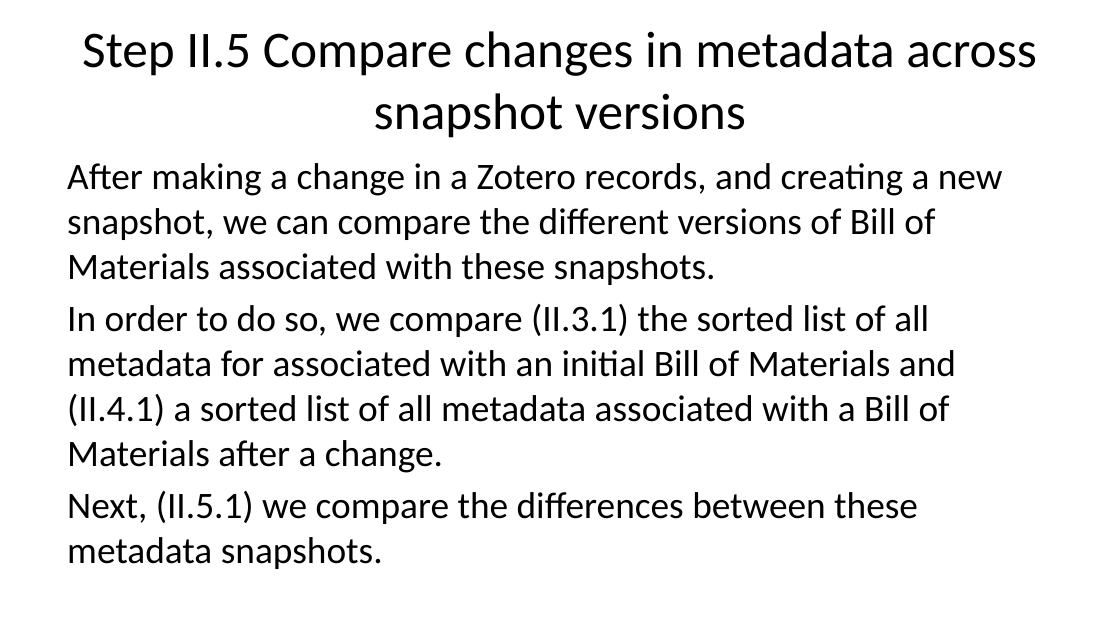
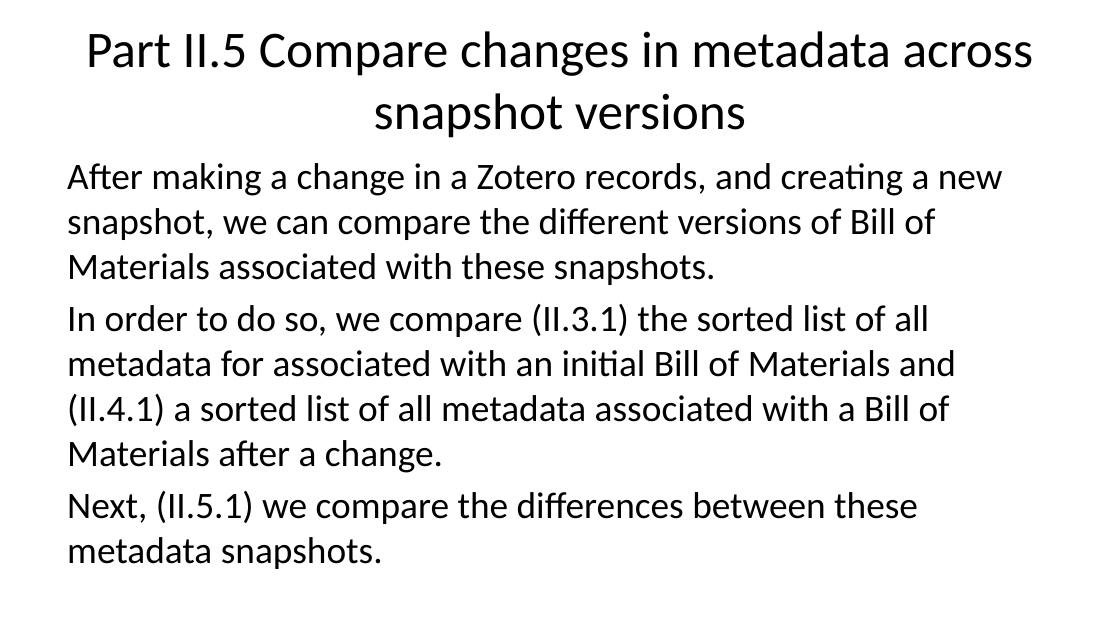
Before and after one commit to bat-literature/bat-literature.github.io, a slide deck: slide 28 of workshop.pptx. Drawn at 1120x630 pixels with LibreOffice and Linux fonts; fonts in the diff are those of the drawing. Boxes give left, top, right and bottom in pixels: in the first picture for what was removed or moved away, otherwise in the second. Text is boxed around its words. In the diff, an @@ line names an element or a change of style, - is before the commit and + after.

```diff
--- a/workshop.pptx
+++ b/workshop.pptx
@@ title at (86, 31, 1033, 138): text changed @@
-Step II.5 Compare changes in metadata across snapshot versions
+Part II.5 Compare changes in metadata across snapshot versions
```
Also in this commit, not shown: 17 other slides changed, 3 other files.
